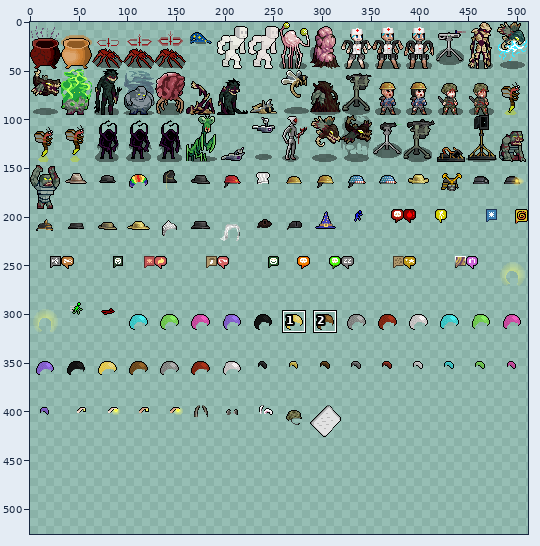
Sprite sheet, stored at gfx/ChibiUltica/ChibiTall.png. The first picture is a wide view before the edit; the outline marks the close-up.
Close-up. As it was:
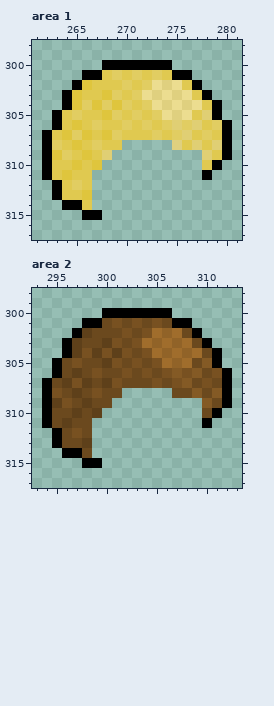
The file is 512x432 pixels. Pixels under 10% opacity are left out. Colours within 5 levels of each other are drawn and written as one. Shown: area 1: x 261..281, y 298..317; area 2: x 293..313, y 298..317. The old version is drawn lined up with the new one, on the new canvas. The wide view leaves out empty margins. The commit also changed other parts of the picture, which this record leaves out.
New version:
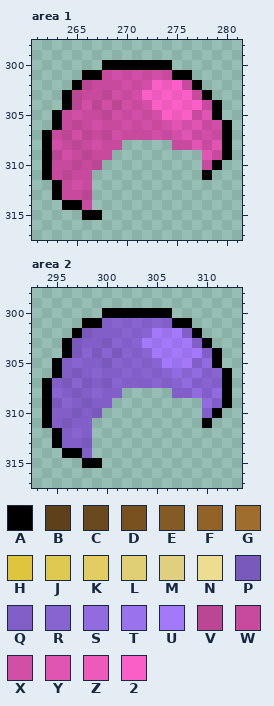
Palette (. is transparent): A #000000  B #5e401a  C #6b491e  D #785121  E #845a25  F #916328  G #a06d2c  H #dfc53d  J #e0c950  K #e1cd62  L #e0cf74  M #dfd07f  N #ecdd90  P #7959bb  Q #815ec8  R #8864d1  S #926be0  T #9b72ed  U #a378f9  V #bb4694  W #c84a9e  X #d14fa6  Y #e055b2  Z #ed5abc  2 #f95fc6
What changed:
canvas 512x432 -> 512x528
Changed rows in their new state; - is an unchanged pixel.
Area 1:
first column x 263:
301 -----WXWXWXW-----
302 ---VWWWXWX2Z2W---
303 --VWWVXWX2Z2Z2W--
304 --VXVXVXWX2Z2Z2W-
305 -WXWWVXWXWX2Z2WY-
306 -WVWXWWXWXWXYXYWX
307 WVXVWVXWWWXWXYWXW
308 XWVWXWW-----WWYWY
309 VXWVWW---------YW
310 WWVWV----------W-
311 WVWW-------------
312 -WXW-------------
313 -WWV-------------
314 ---W-------------
Area 2:
first column x 295:
301 -----QRQRQRQ-----
302 ---PQQQRQRUTUQ---
303 --PQQPRQRUTUTUQ--
304 --PRPRPRQRUTUTUQ-
305 -QRQQPRQRQRUTUQS-
306 -QPQRQQRQRQRSRSQR
307 QPRPQPRQQQRQRSQRQ
308 RQPQRQQ-----QQSQS
309 PRQPQQ---------SQ
310 QQPQP----------Q-
311 QPQQ-------------
312 -QRQ-------------
313 -QQP-------------
314 ---Q-------------
Pixel boxes of the changes (left, top, right, bottom) in both close-ups:
changed: (52, 70, 222, 210)
changed: (52, 318, 222, 458)
